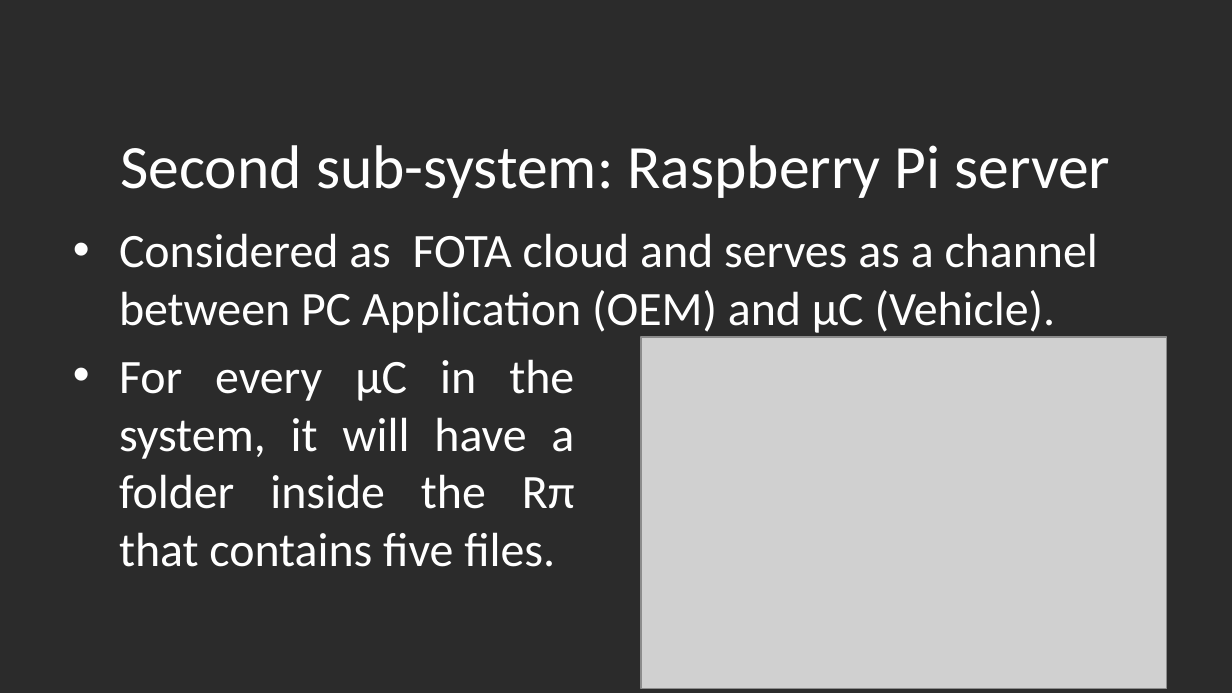
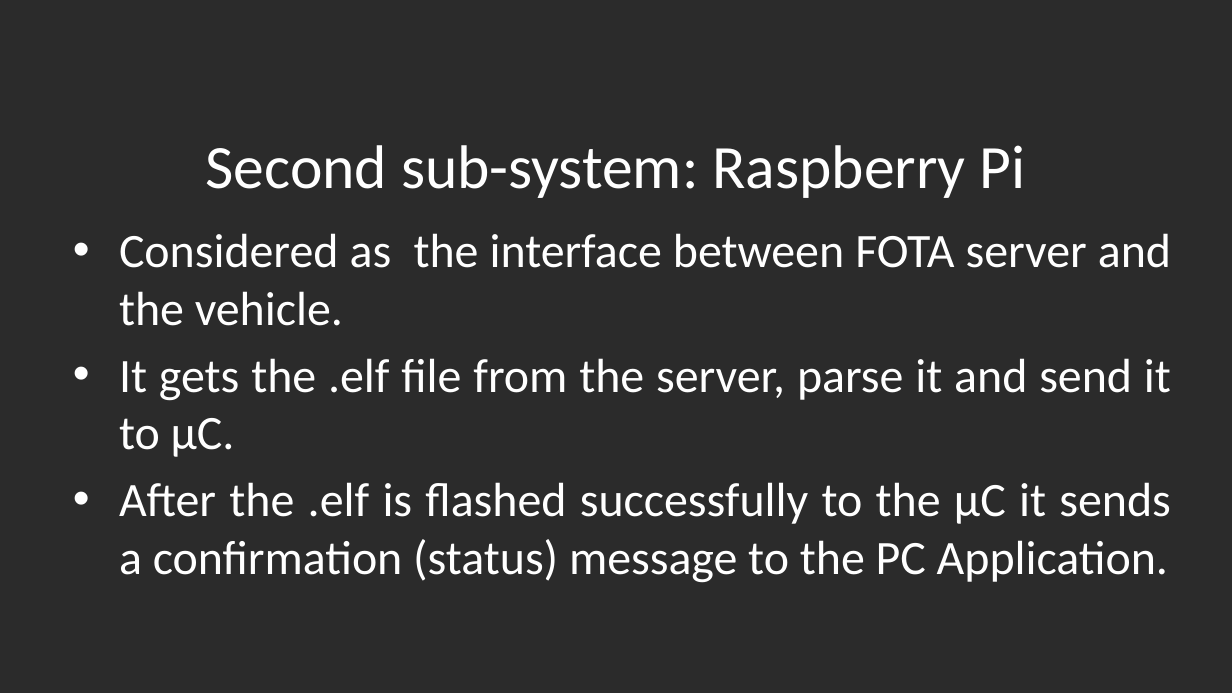
Before and after one commit to Marcelle-Samir/Firmware_Over_The_Air, a slide deck: slide 9 of Project proposal.pptx. Drawn at 1232x693 pixels with LibreOffice and Linux fonts; fonts in the diff are those of the drawing; grey boxes stand for pictures; background and template pictures are left out; a plain dark background stands for a picture behind light text. Boxes give left, top, right and bottom in pixels: in the first picture for what was removed or moved away, otherwise in the second. Text is boxed around its words. In the diff, an @@ line names an element or a change of style, - is before the commit and + after.

```diff
--- a/Project proposal.pptx
+++ b/Project proposal.pptx
@@ title at [206, 145, 1026, 198]: text changed @@
-Second sub-system: Raspberry Pi server
+Second sub-system: Raspberry Pi
@@ text at [119, 233, 1171, 583]: text changed @@
-• Considered as FOTA cloud and serves as a channel between PC Application (OEM) and µC (Vehicle).
+• Considered as the interface between FOTA server and the vehicle.
+• It gets the .elf file from the server, parse it and send it to µC.
+• After the .elf is flashed successfully to the µC it sends a confirmation (status) message to the PC Application.
@@ text removed at [119, 359, 575, 567] @@
-• For every µC in the system, it will have a folder inside the Rπ that contains five files.
@@ picture removed at [641, 338, 1165, 690] @@
```
Also in this commit, not shown: 16 other slides changed, 1 slide added, 3 slides removed.
